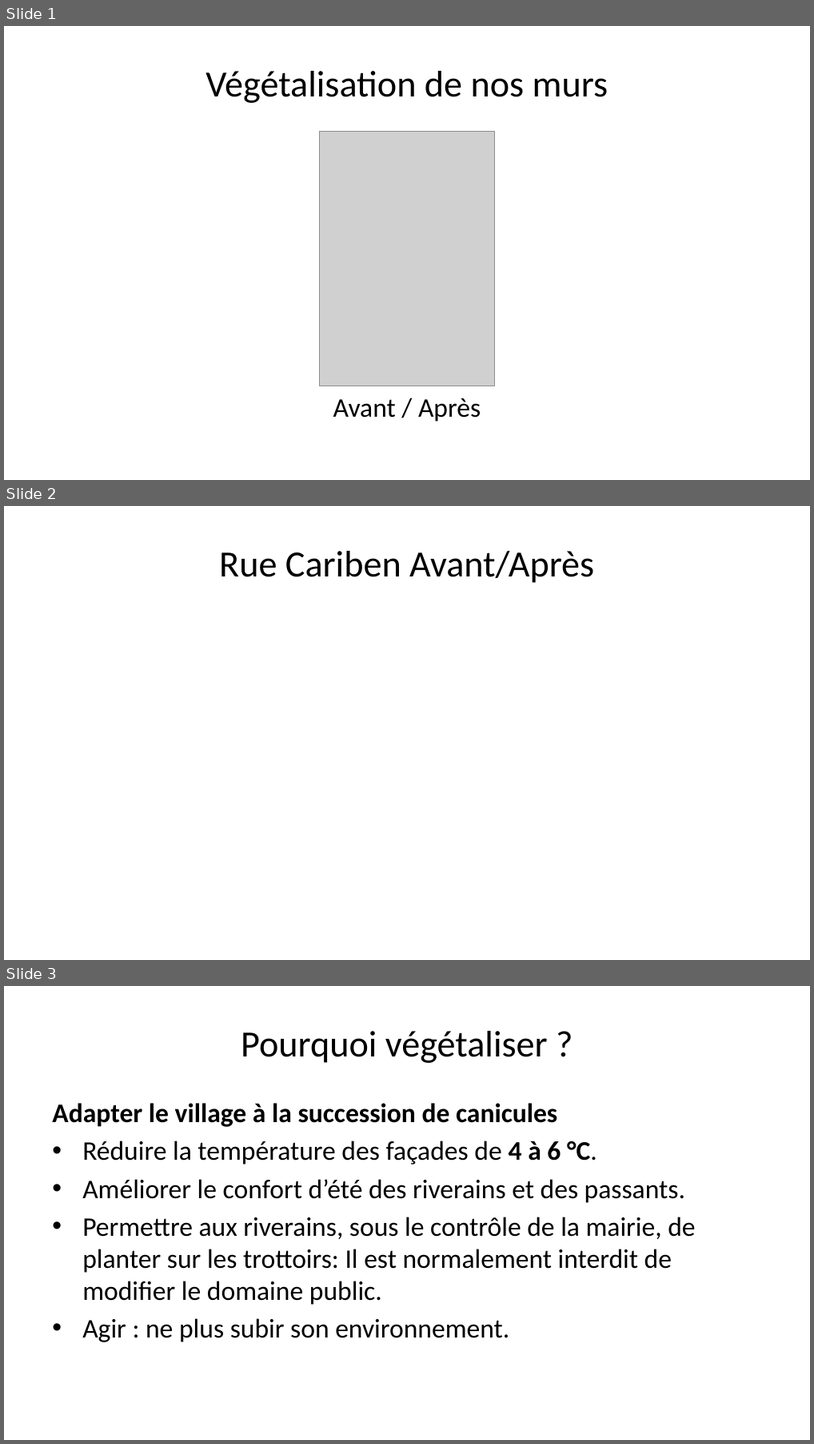
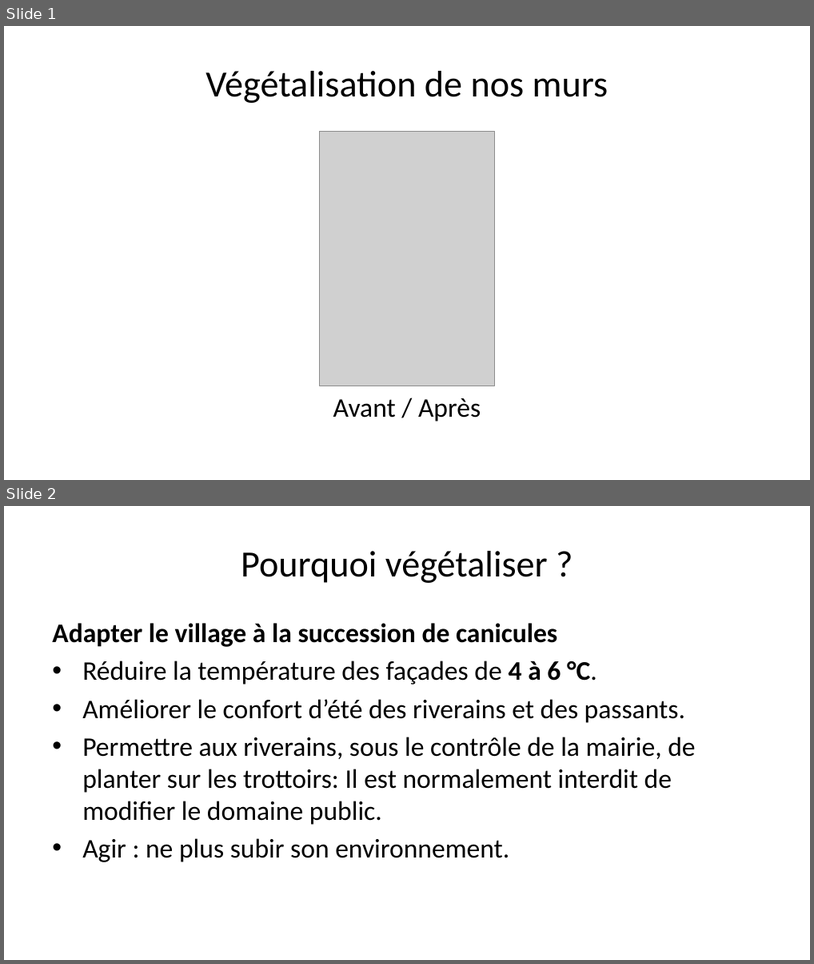
Before and after one commit to Bertrand82/vegetalisation_m2q, a slide deck: presentation.pptx. Shown one above the other, each under a label of ours: slides 1, 2 and 3 before the commit, slides 1 and 2 after it. The pictures are 814x1444 and 814x964 pixels, drawn with LibreOffice and Linux fonts; fonts in the diff are those of the drawing; grey boxes stand for pictures. Boxes give left, top, right and bottom in pixels: in the first picture for what was removed or moved away, otherwise in the second. Text is boxed around its words. In the diff, an @@ line names an element or a change of style, - is before the commit and + after.

```diff
--- a/presentation.pptx
+++ b/presentation.pptx
@@ slide 2 removed at bbox=[4, 506, 810, 960], background #FFFFFF @@
@@ title removed at bbox=[219, 551, 594, 583] @@
-Rue Cariben Avant/Après
@@ what was slide 3 is now slide 2 @@
```
Also in this commit, not shown: 5 other files.
